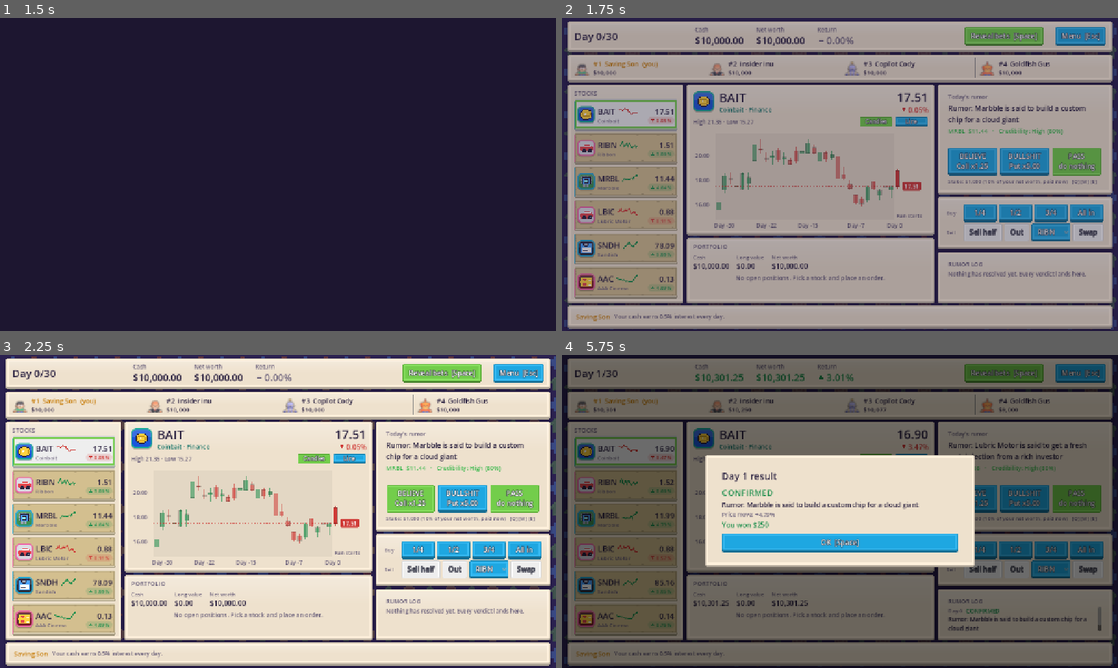
Above: before the commit, frames 1-4 (two rows, left to right).
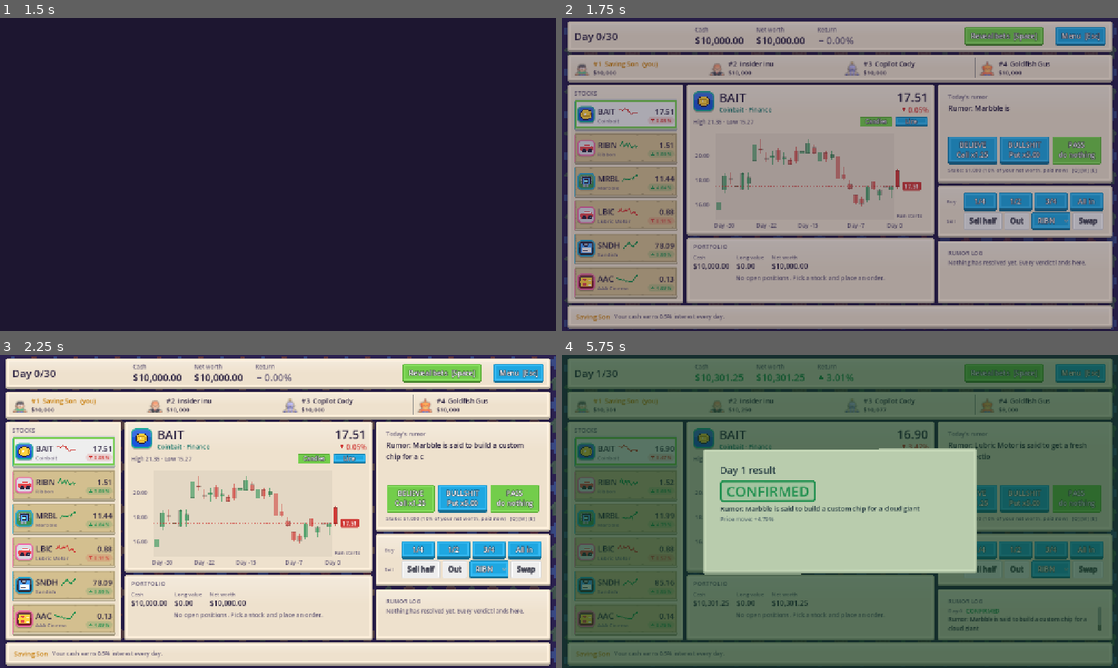
Above: after the commit, the same moments.

Repository: littenduck/stock-simulator
Game: Godot game, scene res://ui/main_menu/main_menu.tscn
Same seed, same stepped clock (60 frames per second), same inputs: the game is played once before the commit and once after it.
Inputs (mouse positions are in pixels of both pictures, inside the frame that each line leads up to):
- Up to frame 1 (1.5 s): click "New Run" at 0.5 s; click "Start Run" at 1.25 s
- Up to frame 2 (1.75 s): no input
- Up to frame 3 (2.25 s): tap Enter (ui_accept) at 2 s; move the mouse to (400, 495) at 2.02 s; hold Right from 2.03 s (still down); hold B (buy) from 2.03 s (still down); click (400, 495) at 2.17 s
- Up to frame 4 (5.75 s): tap Enter (ui_accept) at 2.27 s; tap S (sell) at 2.3 s; release Right at 2.75 s; release B (buy) at 2.75 s; click "Reveal bets [Space]" at 2.75 s; click "Continue [Space]" at 3.5 s; click "Continue [Space]" at 4.25 s; click "Continue [Space]" at 5 s

Frame 1 is identical in both runs. In frame 2, 7.2% of the frame differs, in the area x 67-99%, y 28-83%; in frame 3, 0.3%; in frame 4, 28%, in the area x 0-100%, y 0-100%.

Commit message:
table: reveal flip, stamp slam with flash and confetti, typewriter rumor, boss bounce, trade sounds
Co-Authored-By: Claude Sonnet 5.5 <noreply@anthropic.com>

Diff:
--- a/autoload/event_bus.gd
+++ b/autoload/event_bus.gd
@@ -30,3 +30,5 @@
 signal table_resolved(report: TableReport)
 ## Table mode. Calls, skills or trades changed: widgets refresh.
 signal table_changed
+## Any widget may ask for a sound effect by name (AudioFeedback.SFX).
+signal sfx_requested(sfx: StringName)
--- a/tools/table_shot.gd
+++ b/tools/table_shot.gd
@@ -60,11 +60,19 @@
 	t.buy_fraction(0, t.market.symbols()[1], 0.25)
 	gm.table_refresh()
 	gm.next_day()
-	await _wait(10)
-	await _shot("3_reveal")
+	await create_timer(0.55).timeout
+	await _shot("3a_reveal_mid")
+	await create_timer(1.4).timeout
+	await _shot("3b_reveal")
 	gm.next_day()
-	await _wait(10)
-	await _shot("4_result")
+	await create_timer(0.45).timeout
+	await _shot("4a_stamp_in_the_air")
+	await create_timer(0.2).timeout
+	await _shot("4b_impact")
+	await create_timer(0.5).timeout
+	await _shot("4c_confetti")
+	await create_timer(1.5).timeout
+	await _shot("4d_result")
 	for i in 7:
 		t.set_call(RumorTier.Side.BELIEVE)
 		gm.next_day()
--- a/ui/audio/audio_feedback.gd
+++ b/ui/audio/audio_feedback.gd
@@ -22,6 +22,8 @@
 	&"order_cancelled": IFACE + "close_001.ogg",
 	&"rumor_posted": IFACE + "question_001.ogg",
 	&"rumor_resolved": IFACE + "bong_001.ogg",
+	&"reveal_tick": IFACE + "click_003.ogg",
+	&"stamp": IFACE + "drop_003.ogg",
 }
 const POLYPHONY := 4
 
@@ -61,6 +63,7 @@
 	bus.connect("rumor_posted", _on_rumor_posted)
 	bus.connect("rumor_resolved", _on_rumor_resolved)
 	bus.connect("perks_changed", _on_perks_changed)
+	bus.connect("sfx_requested", play)
 
 
 ## Plays an effect by name. Unknown names and missing files are ignored.
--- a/ui/table/boss_card.gd
+++ b/ui/table/boss_card.gd
@@ -46,9 +46,14 @@
 	if t == null or _title == null:
 		return
 	var boss := t.boss_rumor
+	var was_visible := visible
 	visible = boss != null
 	if boss == null:
 		return
+	if not was_visible:
+		UiFx.bounce_in(self)
+		TableFx.flash(get_tree().current_scene, GameColors.GOLD, 0.16, 0.5)
+		TableFx.sfx(&"perk")
 	var seat := t.human()
 	var blind := seat.has_flag(&"goldfish")
 	var open := t.phase == TableSession.Phase.ACTION and seat.alive and not t.is_finished()
--- /dev/null
+++ b/ui/table/table_fx.gd
@@ -0,0 +1,109 @@
+## Small effects for the table screen: a rubber stamp that slams down, a screen flash, a jolt, a confetti burst.
+## Everything is a tween or a one-shot particle node that frees itself; nothing here keeps state.
+class_name TableFx
+extends RefCounted
+
+const PLANTED_COLOR := Color("#b57bee")
+
+
+static func sfx(name: StringName) -> void:
+	EventBus.sfx_requested.emit(name)
+
+
+## A bordered, tilted stamp. Invisible until slam() is called, but it already takes its place in the layout.
+static func make_stamp(text: String, color: Color, font_size: int = 30) -> PanelContainer:
+	var stamp := PanelContainer.new()
+	stamp.set_meta("no_fx", true)
+	stamp.mouse_filter = Control.MOUSE_FILTER_IGNORE
+	stamp.size_flags_horizontal = Control.SIZE_SHRINK_BEGIN
+	var sb := StyleBoxFlat.new()
+	sb.bg_color = Color(color.r, color.g, color.b, 0.14)
+	sb.border_color = color
+	sb.set_border_width_all(4)
+	sb.set_corner_radius_all(6)
+	sb.content_margin_left = 14
+	sb.content_margin_right = 14
+	sb.content_margin_top = 2
+	sb.content_margin_bottom = 2
+	stamp.add_theme_stylebox_override("panel", sb)
+	stamp.add_child(GameFmt.label(text, color, font_size))
+	stamp.rotation = deg_to_rad(-6.0)
+	stamp.modulate.a = 0.0
+	return stamp
+
+
+## After `delay` the stamp appears huge and drops to its size; `on_impact` runs the moment it lands.
+static func slam(stamp: Control, delay: float, on_impact: Callable) -> void:
+	var tw := stamp.create_tween()
+	tw.tween_interval(delay)
+	tw.tween_callback(func() -> void:
+		stamp.pivot_offset = stamp.size * 0.5
+		stamp.scale = Vector2(3.4, 3.4))
+	tw.tween_property(stamp, "scale", Vector2.ONE, 0.18).set_trans(Tween.TRANS_QUAD).set_ease(Tween.EASE_IN)
+	tw.parallel().tween_property(stamp, "modulate:a", 1.0, 0.1)
+	tw.tween_callback(on_impact)
+
+
+## Scale pop for a label or button: starts big (or small) and springs into place after `delay`.
+static func pop(c: Control, from_scale: float, delay: float = 0.0) -> void:
+	var tw := c.create_tween()
+	tw.tween_interval(delay)
+	tw.tween_callback(func() -> void:
+		c.pivot_offset = c.size * 0.5
+		c.scale = Vector2(from_scale, from_scale))
+	tw.tween_property(c, "scale", Vector2.ONE, 0.38).set_trans(Tween.TRANS_BACK).set_ease(Tween.EASE_OUT)
+
+
+## The whole screen blinks a colour and fades back.
+static func flash(root: Control, color: Color, strength: float = 0.3, duration: float = 0.45) -> void:
+	var rect := ColorRect.new()
+	rect.color = Color(color.r, color.g, color.b, strength)
+	rect.set_anchors_preset(Control.PRESET_FULL_RECT)
+	rect.mouse_filter = Control.MOUSE_FILTER_IGNORE
+	root.add_child(rect)
+	var tw := rect.create_tween()
+	tw.tween_property(rect, "color:a", 0.0, duration)
+	tw.tween_callback(rect.queue_free)
+
+
+## A hit on the card: it swells for a moment and wobbles.
+static func jolt(c: Control, strength: float = 1.05) -> void:
+	c.pivot_offset = c.size * 0.5
+	var tw := c.create_tween()
+	tw.tween_property(c, "scale", Vector2(strength, strength), 0.05)
+	tw.tween_property(c, "scale", Vector2.ONE, 0.25).set_trans(Tween.TRANS_BACK).set_ease(Tween.EASE_OUT)
+	var wobble := c.create_tween()
+	wobble.tween_property(c, "rotation", 0.025, 0.05)
+	wobble.tween_property(c, "rotation", -0.018, 0.08)
+	wobble.tween_property(c, "rotation", 0.008, 0.08)
+	wobble.tween_property(c, "rotation", 0.0, 0.08)
+
+
+## A burst of little coins and sparks from `origin` (in `root`'s coordinates). Frees itself when it is done.
+static func confetti(root: Control, origin: Vector2, amount: int = 44) -> void:
+	var p := CPUParticles2D.new()
+	p.position = origin
+	p.one_shot = true
+	p.emitting = true
+	p.amount = amount
+	p.lifetime = 1.3
+	p.explosiveness = 0.96
+	p.direction = Vector2(0, -1)
+	p.spread = 62.0
+	p.initial_velocity_min = 240.0
+	p.initial_velocity_max = 460.0
+	p.gravity = Vector2(0, 640)
+	p.angular_velocity_min = -280.0
+	p.angular_velocity_max = 280.0
+	p.scale_amount_min = 5.0
+	p.scale_amount_max = 9.0
+	var colors := Gradient.new()
+	colors.offsets = PackedFloat32Array([0.0, 0.34, 0.67, 1.0])
+	colors.colors = PackedColorArray([Color("#ffd23f"), Color("#3fb950"), Color("#4aa3ff"), Color("#ff7eb6")])
+	p.color_initial_ramp = colors
+	var fade := Gradient.new()
+	fade.offsets = PackedFloat32Array([0.0, 0.7, 1.0])
+	fade.colors = PackedColorArray([Color(1, 1, 1, 1), Color(1, 1, 1, 1), Color(1, 1, 1, 0)])
+	p.color_ramp = fade
+	root.add_child(p)
+	p.finished.connect(p.queue_free)
--- a/ui/table/table_hud.gd
+++ b/ui/table/table_hud.gd
@@ -8,6 +8,8 @@
 var _know_line: Label
 var _buttons: Dictionary = {}     ## side -> Button
 var _stake_line: Label
+var _last_rumor_id: int = -1
+var _type_tween: Tween
 
 
 func _ready() -> void:
@@ -75,6 +77,9 @@
 	var blind := seat.has_flag(&"goldfish")
 	var open := t.phase == TableSession.Phase.ACTION and seat.alive and not t.is_finished()
 	_headline.text = rumor.headline(tr, t.market)
+	if rumor.id != _last_rumor_id:
+		_announce(_last_rumor_id >= 0)
+		_last_rumor_id = rumor.id
 	var stock := "%s  %s" % [rumor.primary_symbol(), GameFmt.money(t.market.price_of(rumor.primary_symbol()))]
 	_tier_line.text = stock + "   ·   " + (tr("TABLE_CRED_HIDDEN") if blind else tr("TABLE_CRED") % TableUi.tier_text(rumor.tier, self))
 	GameFmt.tint(_tier_line, Color.WHITE if blind else TableUi.tier_color(rumor.tier))
@@ -98,6 +103,19 @@
 		_stake_line.text = tr("TABLE_STAKE") % [GameFmt.money(stake, 0), roundi(TableSession.DAILY_RATE * 100.0)] + "   " + tr("TABLE_KEYS_SHORT")
 
 
+## A new rumor types itself out and the credibility line fades in behind it.
+func _announce(with_sound: bool) -> void:
+	if _type_tween != null and _type_tween.is_valid():
+		_type_tween.kill()
+	_headline.visible_ratio = 0.0
+	_tier_line.modulate.a = 0.0
+	_type_tween = create_tween()
+	_type_tween.tween_property(_headline, "visible_ratio", 1.0, clampf(_headline.text.length() * 0.014, 0.4, 0.95))
+	_type_tween.tween_property(_tier_line, "modulate:a", 1.0, 0.25)
+	if with_sound:
+		TableFx.sfx(&"rumor_posted")
+
+
 func _button_text(side: int, rumor: TableRumor, blind: bool, t: TableSession, seat: Seat) -> String:
 	var title := tr(TableUi.side_key(side))
 	if side == RumorTier.Side.PASS:
--- a/ui/table/table_overlay.gd
+++ b/ui/table/table_overlay.gd
@@ -1,14 +1,19 @@
-## Two pop-ups of a table day. After the reveal button: everybody's bets side by side (Double Dan can double here).
-## After the day resolves: verdicts with a stamp, your payout, firings and the new Boss rumor.
+## Two pop-ups of a table day. After the reveal button: everybody's bets, flipped over one by one (Double Dan can
+## double here). After the day resolves: the verdict stamp slams down, the screen flashes, a win throws confetti.
 class_name TableOverlay
 extends Control
 
 enum Mode { NONE, REVEAL, RESULT }
+
+const ROW_STEP := 0.24
+const STAMP_DELAY := 0.4
+const STAMP_GAP := 1.35
 
 var _mode: Mode = Mode.NONE
 var _panel: PanelContainer
 var _body: VBoxContainer
 var _dim: ColorRect
+var _play_intro: bool = false
 
 
 func _ready() -> void:
@@ -46,12 +51,15 @@
 	hide()
 
 
+# ---------------------------------------------------------------- reveal
+
 func _on_revealed(_entries: Array) -> void:
 	_mode = Mode.REVEAL
+	_play_intro = true
 	_refresh_reveal()
 	show()
-	if is_inside_tree():
-		UiFx.bounce_in(_panel, 0.0)
+	TableFx.sfx(&"order_placed")
+	UiFx.bounce_in(_panel, 0.0)
 
 
 func _refresh_reveal() -> void:
@@ -63,19 +71,47 @@
 	_clear()
 	_body.add_child(GameFmt.label(tr("TABLE_REVEAL_TITLE"), Color.WHITE, 22))
 	_body.add_child(TableUi.wrapped(t.today_rumor.headline(tr, t.market), GameColors.MUTED, 15))
+	var rows: Array[Control] = []
 	for entry in t.last_reveal:
-		_body.add_child(_reveal_row(t, entry))
+		var row := _reveal_row(t, entry)
+		_body.add_child(row)
+		rows.append(row)
+	var extras: Array[Control] = []
 	if t.can_double(0):
 		var dbl := GameFmt.button(tr("TABLE_DOUBLE"))
 		dbl.custom_minimum_size = Vector2(0, 44)
 		dbl.pressed.connect(func() -> void:
 			t.double_down(0)
+			TableFx.sfx(&"stamp")
 			GameManager.table_refresh())
 		_body.add_child(dbl)
+		extras.append(dbl)
 	var go := GameFmt.button(tr("TABLE_BTN_CONTINUE") + "  [Space]")
 	go.custom_minimum_size = Vector2(0, 44)
 	go.pressed.connect(GameManager.next_day)
 	_body.add_child(go)
+	extras.append(go)
+	if _play_intro:
+		_play_intro = false
+		_animate_reveal(rows, extras)
+
+
+## The bets turn over one after another: each row fades in with a tick and its call pops big.
+func _animate_reveal(rows: Array[Control], extras: Array[Control]) -> void:
+	var at := 0.3
+	for row in rows:
+		row.modulate.a = 0.0
+		var tw := row.create_tween()
+		tw.tween_interval(at)
+		tw.tween_callback(func() -> void: TableFx.sfx(&"reveal_tick"))
+		tw.tween_property(row, "modulate:a", 1.0, 0.1)
+		TableFx.pop(row.get_child(1) as Control, 2.2, at)
+		at += ROW_STEP
+	for e in extras:
+		e.modulate.a = 0.0
+		var tw2 := e.create_tween()
+		tw2.tween_interval(at + 0.1)
+		tw2.tween_property(e, "modulate:a", 1.0, 0.25)
 
 
 func _reveal_row(t: TableSession, entry: Dictionary) -> Control:
@@ -101,6 +137,8 @@
 	return row
 
 
+# ---------------------------------------------------------------- result
+
 func _on_resolved(report: TableReport) -> void:
 	var t := TableUi.session()
 	if t == null:
@@ -108,45 +146,92 @@
 	_mode = Mode.RESULT
 	_clear()
 	_body.add_child(GameFmt.label(tr("TABLE_RESULT_TITLE") % report.day, Color.WHITE, 22))
+	var at := STAMP_DELAY
 	for rumor in report.resolved_table:
-		_body.add_child(_verdict(t, rumor, report))
+		_body.add_child(_verdict(t, rumor, report, at))
+		at += STAMP_GAP
 	for fired_id in report.fired_seats:
 		var seat := t.seats[fired_id]
 		var text := tr("TABLE_YOU_FIRED") if seat.is_human else tr("TABLE_FIRED_NOTE") % TableUi.seat_name(seat, self)
 		_body.add_child(TableUi.wrapped(text, GameColors.DOWN, 16))
 	if report.quarter_ended > 0 and not report.finished:
 		_body.add_child(TableUi.wrapped(tr("TABLE_QUARTER_END") % report.quarter_ended, GameColors.GOLD, 15))
+	var extras: Array[Control] = []
 	if report.boss_announced != null:
-		_body.add_child(TableUi.wrapped(tr("TABLE_BOSS_NEW") + "\n" + report.boss_announced.headline(tr, t.market), GameColors.GOLD, 15))
+		var boss := TableUi.wrapped(tr("TABLE_BOSS_NEW") + "\n" + report.boss_announced.headline(tr, t.market), GameColors.GOLD, 15)
+		_body.add_child(boss)
+		extras.append(boss)
 	var ok := GameFmt.button(tr("TABLE_OK") + "  [Space]")
 	ok.custom_minimum_size = Vector2(0, 44)
 	ok.pressed.connect(_close)
 	_body.add_child(ok)
+	extras.append(ok)
+	for e in extras:
+		e.modulate.a = 0.0
+		e.create_tween().tween_property(e, "modulate:a", 1.0, 0.3).set_delay(at)
 	show()
-	if is_inside_tree():
-		UiFx.bounce_in(_panel, 0.0)
-
-
-func _verdict(t: TableSession, rumor: TableRumor, report: TableReport) -> Control:
+	TableFx.sfx(&"order_placed")
+	UiFx.bounce_in(_panel, 0.0)
+
+
+func _verdict(t: TableSession, rumor: TableRumor, report: TableReport, delay: float) -> Control:
 	var box := VBoxContainer.new()
-	box.add_theme_constant_override("separation", 3)
-	var stamp := tr("TABLE_CONFIRMED") if rumor.came_true else tr("TABLE_DEBUNKED")
+	box.add_theme_constant_override("separation", 4)
+	var color := GameColors.UP if rumor.came_true else GameColors.DOWN
+	var mine := _mine(report, rumor)
+	var stamps := HBoxContainer.new()
+	stamps.add_theme_constant_override("separation", 12)
+	box.add_child(stamps)
+	var stamp := TableFx.make_stamp(tr("TABLE_CONFIRMED") if rumor.came_true else tr("TABLE_DEBUNKED"), color, 32)
+	stamps.add_child(stamp)
+	TableFx.slam(stamp, delay, _impact.bind(color, 0.32, rumor.is_boss(), mine))
 	if rumor.planted:
-		stamp += "  ·  " + tr("TABLE_PLANTED")
-	box.add_child(GameFmt.label(stamp, GameColors.UP if rumor.came_true else GameColors.DOWN, 20))
-	box.add_child(TableUi.wrapped(rumor.headline(tr, t.market), Color.WHITE, 15))
+		var planted := TableFx.make_stamp(tr("TABLE_PLANTED"), TableFx.PLANTED_COLOR, 24)
+		stamps.add_child(planted)
+		TableFx.slam(planted, delay + 0.55, _impact.bind(TableFx.PLANTED_COLOR, 0.18, false, {}))
+	var headline := TableUi.wrapped(rumor.headline(tr, t.market), Color.WHITE, 15)
+	headline.modulate.a = 0.0
+	headline.create_tween().tween_property(headline, "modulate:a", 1.0, 0.3)
+	box.add_child(headline)
 	box.add_child(GameFmt.label(tr("TABLE_MOVE") % ("%+.2f%%" % (rumor.move(t.market) * 100.0)), GameColors.MUTED, 13))
-	var mine := ""
-	var mine_color := GameColors.MUTED
+	var result := GameFmt.label("", GameColors.MUTED, 18)
+	box.add_child(result)
+	if mine.is_empty():
+		result.text = tr("TABLE_NO_BET")
+	else:
+		var net: float = mine["net"]
+		var win := net > 0.0
+		result.add_theme_color_override("font_color", GameColors.UP if win else GameColors.DOWN)
+		result.text = ""
+		var tw := result.create_tween()
+		tw.tween_interval(delay + 0.3)
+		tw.tween_method(func(v: float) -> void:
+			result.text = (tr("TABLE_YOU_WON") if win else tr("TABLE_YOU_LOST")) % GameFmt.money(v, 0), 0.0, absf(net), 0.7).set_trans(Tween.TRANS_CUBIC).set_ease(Tween.EASE_OUT)
+		tw.tween_callback(func() -> void: TableFx.pop(result, 1.25))
+	return box
+
+
+## Your own bet on this rumor: {"net": profit or loss}, or {} when you passed.
+func _mine(report: TableReport, rumor: TableRumor) -> Dictionary:
 	for p in report.payouts:
 		if int(p["seat"]) == 0 and int(p["rumor"]) == rumor.id:
-			var net := float(p["payout"]) - float(p["premium"])
-			mine = (tr("TABLE_YOU_WON") if net > 0.0 else tr("TABLE_YOU_LOST")) % GameFmt.money(absf(net), 0)
-			mine_color = GameColors.UP if net > 0.0 else GameColors.DOWN
-	if mine == "":
-		mine = tr("TABLE_NO_BET")
-	box.add_child(GameFmt.label(mine, mine_color, 16))
-	return box
+			return {"net": float(p["payout"]) - float(p["premium"])}
+	return {}
+
+
+## The stamp has landed: thud, flash, the card jolts; your own win throws confetti, a loss sounds sour.
+func _impact(color: Color, strength: float, boss: bool, mine: Dictionary) -> void:
+	TableFx.sfx(&"stamp")
+	TableFx.flash(self, color, strength + (0.12 if boss else 0.0), 0.5)
+	TableFx.jolt(_panel, 1.09 if boss else 1.05)
+	if mine.is_empty():
+		return
+	var net: float = mine["net"]
+	var timer := get_tree().create_timer(0.14)
+	timer.timeout.connect(func() -> void:
+		TableFx.sfx(&"win" if net > 0.0 else &"lose")
+		if net > 0.0 and is_inside_tree():
+			TableFx.confetti(self, _panel.global_position + Vector2(_panel.size.x * 0.5, 30.0), 70 if boss else 44))
 
 
 func _clear() -> void:
--- a/ui/table/trade_panel.gd
+++ b/ui/table/trade_panel.gd
@@ -105,6 +105,7 @@
 	var res := t.swap(0, symbol, target)
 	if res.ok:
 		_show(tr("TABLE_SWAPPED") % [symbol, target], GameColors.UP)
+		EventBus.order_filled.emit(res.order, res)
 		GameManager.table_refresh()
 	else:
 		_show(tr(res.reason), GameColors.DOWN)
@@ -115,6 +116,7 @@
 		_show(tr(res.reason), GameColors.DOWN)
 		return
 	_show(tr(key) % [res.shares, res.order.symbol, GameFmt.price(res.price)], GameColors.UP)
+	EventBus.order_filled.emit(res.order, res)    # the buy / sell sound
 	GameManager.table_refresh()
 
 
Not shown, added: ui/table/table_fx.gd.uid
